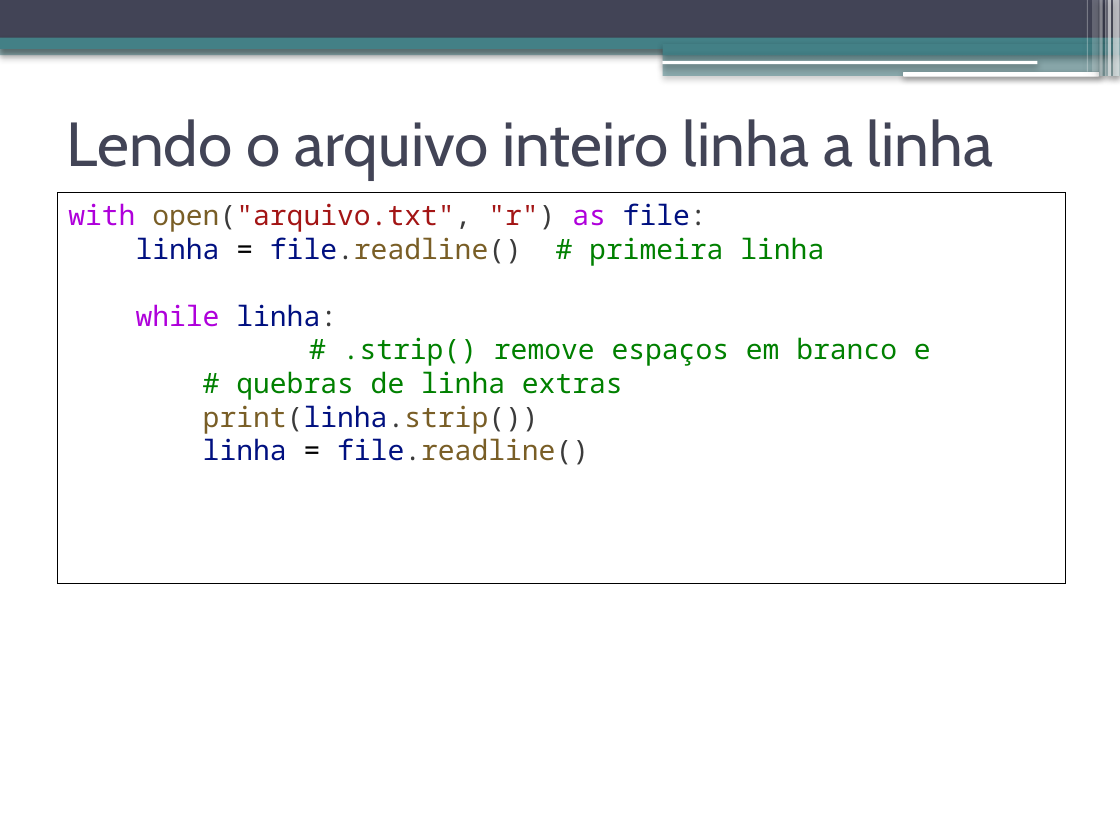
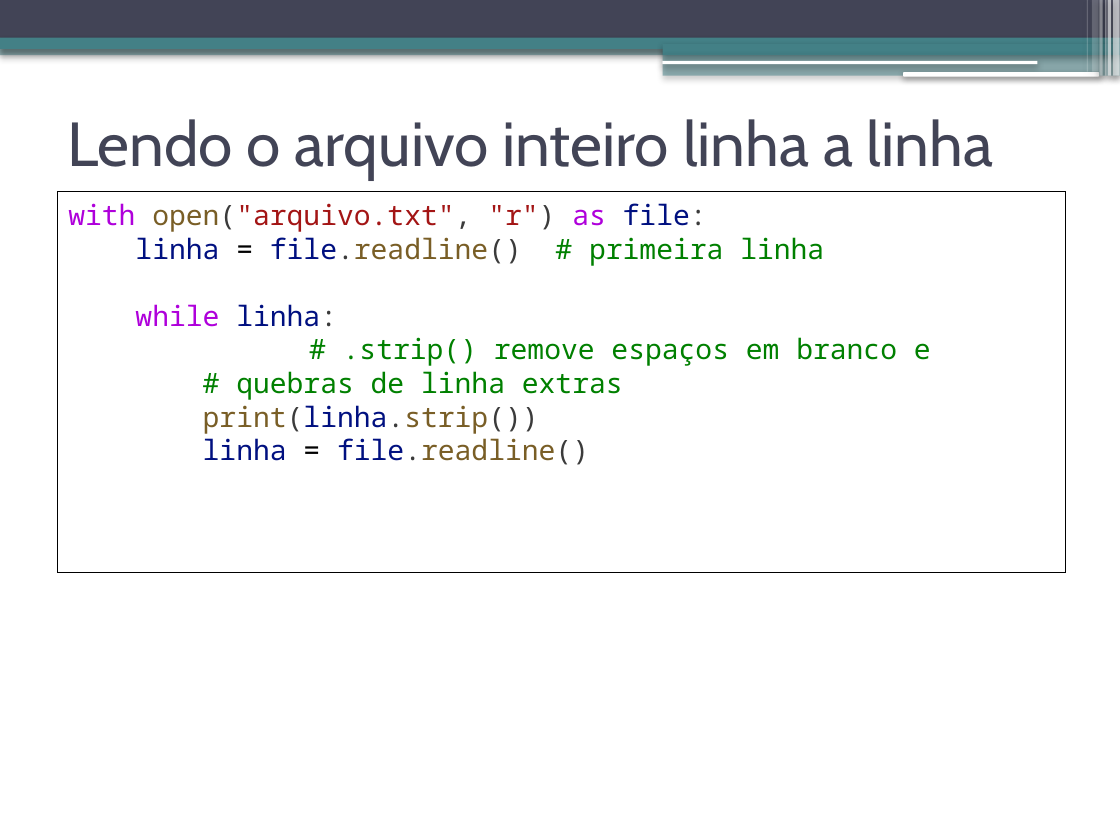
Before and after one commit to jeffersoncarvalho/ufc_2025_2, a slide deck: slide 7 of DES_PER/slides/ds_persist-01-arquivos.pptx. Drawn at 1120x840 pixels with LibreOffice and Linux fonts; fonts in the diff are those of the drawing. Boxes give left, top, right and bottom in pixels: in the first picture for what was removed or moved away, otherwise in the second. Text is boxed around its words. In the diff, an @@ line names an element or a change of style, - is before the commit and + after.

```diff
--- a/DES_PER/slides/ds_persist-01-arquivos.pptx
+++ b/DES_PER/slides/ds_persist-01-arquivos.pptx
@@ rectangle "with open("arquivo.txt", "r") as file:": place and size @@
-rectangle "with open("arquivo.txt", "r") as file:" at [57, 192, 1065, 584]
+rectangle "with open("arquivo.txt", "r") as file:" at [57, 192, 1065, 572]
```
Also in this commit, not shown: 12 other slides changed, 19 other files.
